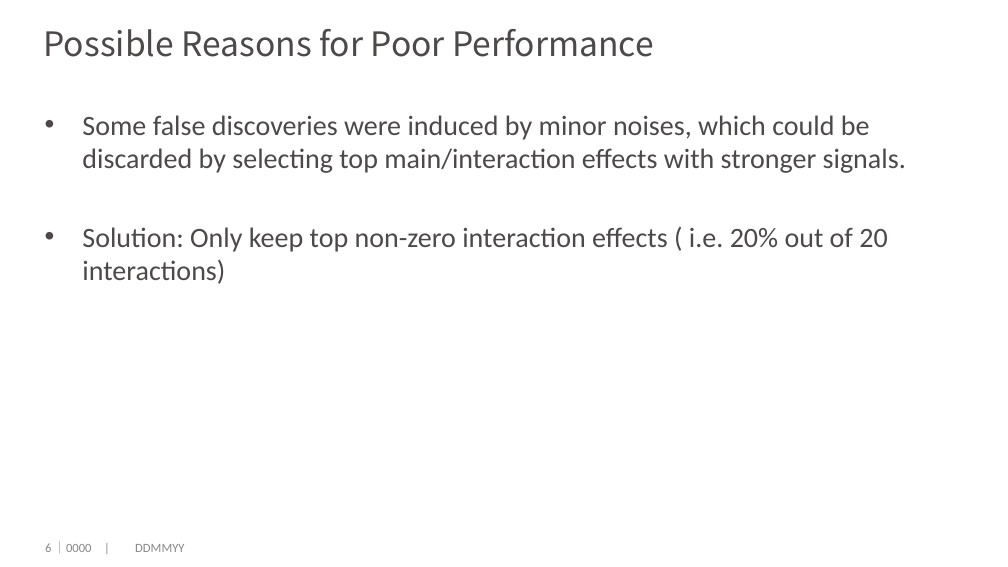
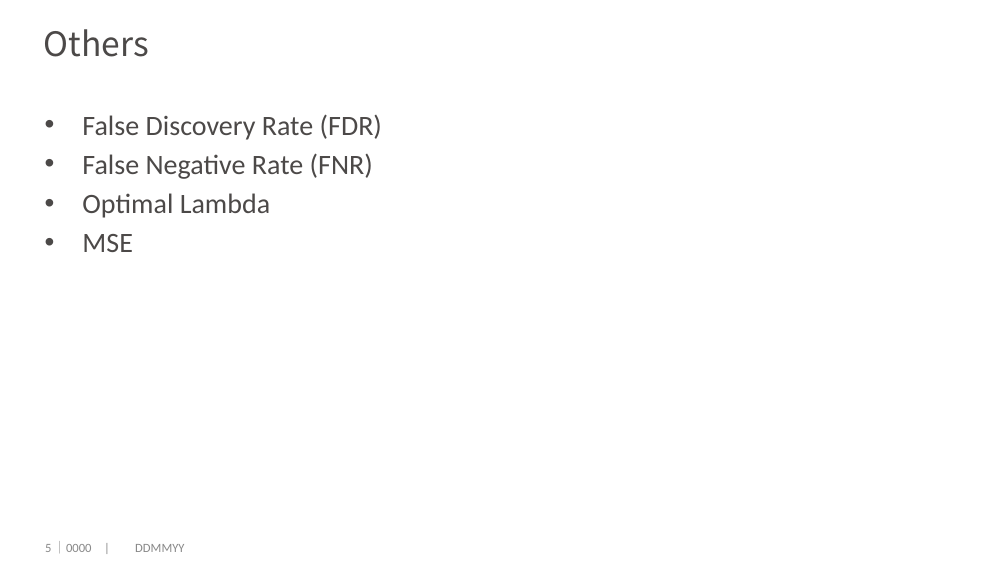
Before and after one commit to dengwx11/GroupLasso, a slide deck: slide 6 of manu & slides/717simulation.pptx (slide 7 before the commit). Drawn at 1008x567 pixels with LibreOffice and Linux fonts; fonts in the diff are those of the drawing; background and template pictures are left out. Boxes give left, top, right and bottom in pixels: in the first picture for what was removed or moved away, otherwise in the second. Text is boxed around its words. In the diff, an @@ line names an element or a change of style, - is before the commit and + after.

```diff
--- a/manu & slides/717simulation.pptx
+++ b/manu & slides/717simulation.pptx
@@ title at bbox=[44, 29, 149, 57]: text changed @@
-Possible Reasons for Poor Performance
+Others
@@ text at bbox=[82, 114, 382, 252]: text changed @@
-• Some false discoveries were induced by minor noises, which could be discarded by selecting top main/interaction effects with stronger signals.
-• Solution: Only keep top non-zero interaction effects ( i.e. 20% out of 20 interactions)
+• False Discovery Rate (FDR)
+• False Negative Rate (FNR)
+• Optimal Lambda
+• MSE
```
Also in this commit, not shown: 4 other slides changed, 10 slides added, 3 slides removed, 1 other file.
